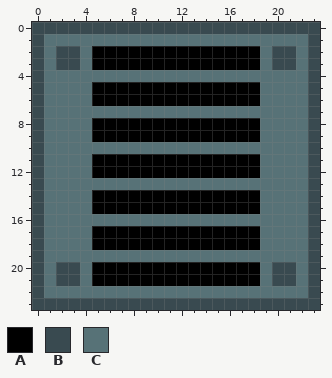
One commit to this pixel-art file: tile_background_4.aseprite. The picture above is the old version.
24x24 pixels, 1 frame.
Palette (. is transparent): A #000000  B #394a50  C #577277
Pixels before, first column x 0:
 0 BBBBBBBBBBBBBBBBBBBBBBBB
 1 BCCCCCCCCCCCCCCCCCCCCCCB
 2 BCBBCAAAAAAAAAAAAAACBBCB
 3 BCBBCAAAAAAAAAAAAAACBBCB
 4 BCCCCCCCCCCCCCCCCCCCCCCB
 5 BCCCCAAAAAAAAAAAAAACCCCB
 6 BCCCCAAAAAAAAAAAAAACCCCB
 7 BCCCCCCCCCCCCCCCCCCCCCCB
 8 BCCCCAAAAAAAAAAAAAACCCCB
 9 BCCCCAAAAAAAAAAAAAACCCCB
10 BCCCCCCCCCCCCCCCCCCCCCCB
11 BCCCCAAAAAAAAAAAAAACCCCB
12 BCCCCAAAAAAAAAAAAAACCCCB
13 BCCCCCCCCCCCCCCCCCCCCCCB
14 BCCCCAAAAAAAAAAAAAACCCCB
15 BCCCCAAAAAAAAAAAAAACCCCB
16 BCCCCCCCCCCCCCCCCCCCCCCB
17 BCCCCAAAAAAAAAAAAAACCCCB
18 BCCCCAAAAAAAAAAAAAACCCCB
19 BCCCCCCCCCCCCCCCCCCCCCCB
20 BCBBCAAAAAAAAAAAAAACBBCB
21 BCBBCAAAAAAAAAAAAAACBBCB
22 BCCCCCCCCCCCCCCCCCCCCCCB
23 BBBBBBBBBBBBBBBBBBBBBBBB
And afterwards:
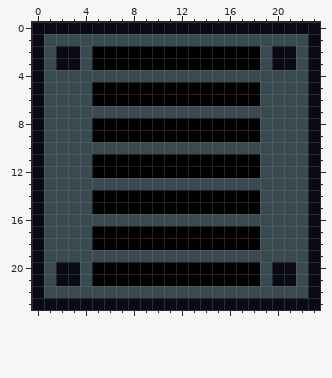
What changed:
{"colour":"B","old":"#394a50","new":"#090a14"}
{"colour":"C","old":"#577277","new":"#394a50"}
{"label":"changed","picture_box":[32,22,320,310]}
